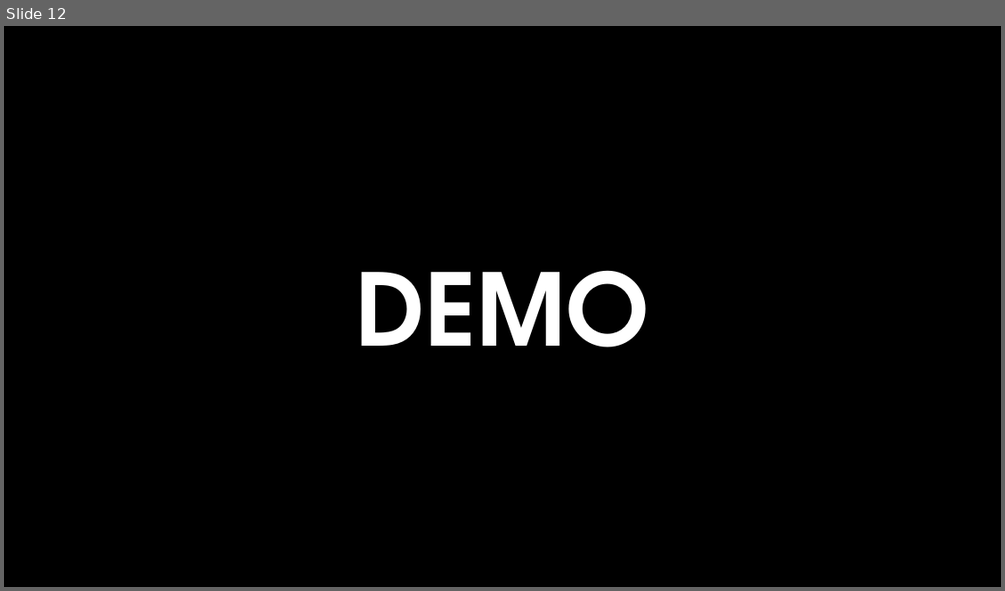
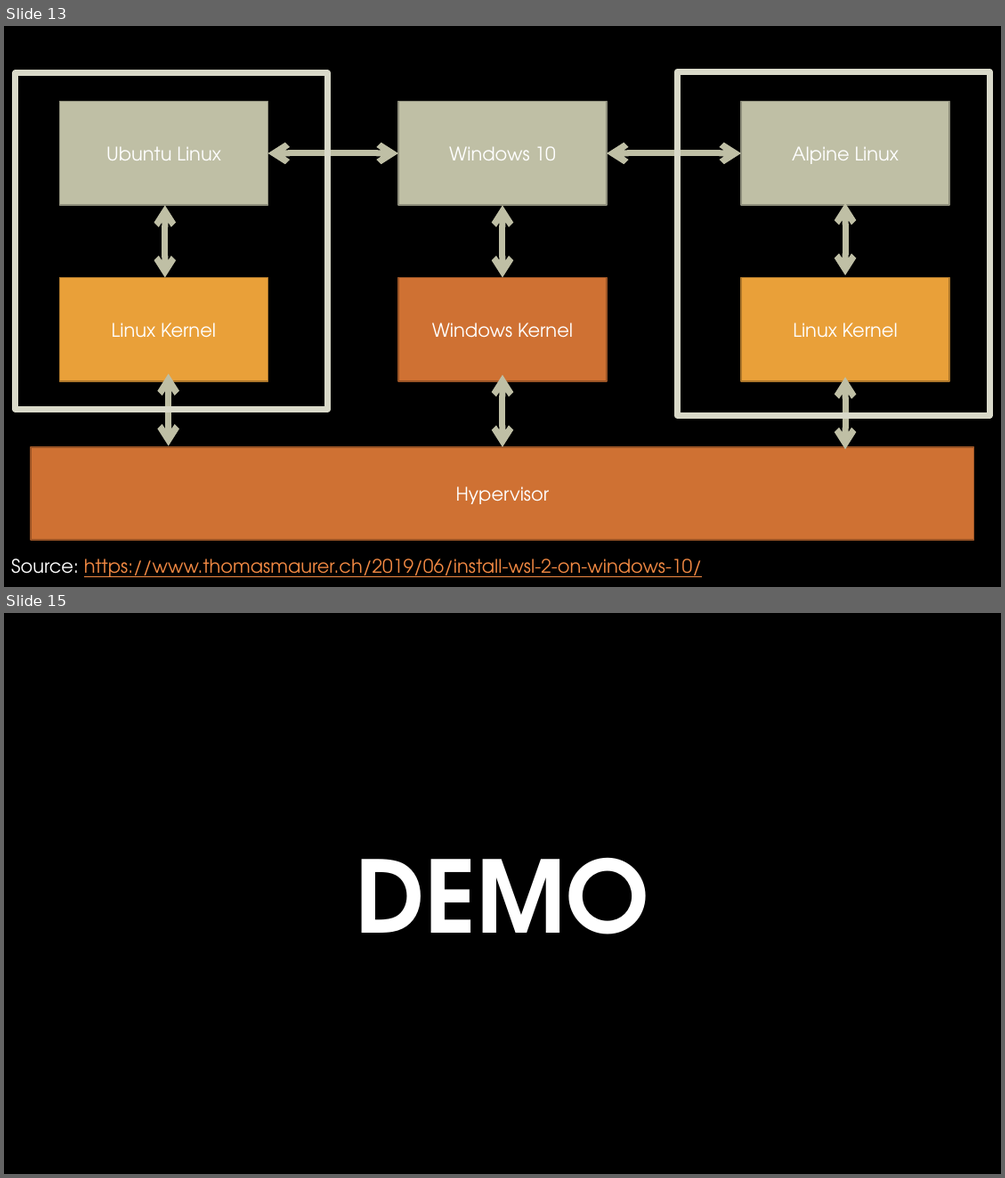
Before and after one commit to devbyaccident/summit-2020, a slide deck: WSL-slides.pptx. Shown one above the other, each under a label of ours: slide 12 before the commit, slides 13 and 15 after it; the slides between them are not shown. The pictures are 1005x591 and 1005x1178 pixels, drawn with LibreOffice and Linux fonts; fonts in the diff are those of the drawing; background and template pictures are left out. Boxes give left, top, right and bottom in pixels: in the first picture for what was removed or moved away, otherwise in the second. Text is boxed around its words. In the diff, an @@ line names an element or a change of style, - is before the commit and + after.

```diff
--- a/WSL-slides.pptx
+++ b/WSL-slides.pptx
@@ slide 13 added at (4,26,1001,587), background picture (left out) @@
@@ rectangle added at (16,73,328,410), outline #D9D9C9 6 pt @@
@@ rectangle added at (677,71,989,416), outline #D9D9C9 6 pt @@
@@ rectangle added at (59,102,268,206), fill #BFBFA5, outline #8D8D7A 1.5 pt, 18 pt, text #FFFFFF @@
+Ubuntu Linux
@@ rectangle added at (398,102,607,206), fill #BFBFA5, outline #8D8D7A 1.5 pt, 18 pt, text #FFFFFF @@
+Windows 10
@@ rectangle added at (741,102,950,206), fill #BFBFA5, outline #8D8D7A 1.5 pt, 18 pt, text #FFFFFF @@
+Alpine Linux
@@ double arrow added from (398, 153) to (268, 153), #BFBFA5 6 pt @@
@@ double arrow added from (741, 153) to (607, 153), #BFBFA5 6 pt @@
@@ double arrow added from (165, 206) to (165, 277), #BFBFA5 6 pt @@
@@ double arrow added from (502, 206) to (502, 277), #BFBFA5 6 pt @@
@@ double arrow added from (845, 203) to (845, 275), #BFBFA5 6 pt @@
@@ rectangle added at (59,277,268,381), fill #E9A039, outline #AC762A 1.5 pt, 18 pt, text #FFFFFF @@
+Linux Kernel
@@ rectangle added at (398,277,607,381), fill #CF7133, outline #995426 1.5 pt, 18 pt, text #FFFFFF @@
+Windows Kernel
@@ rectangle added at (741,277,950,381), fill #E9A039, outline #AC762A 1.5 pt, 18 pt, text #FFFFFF @@
+Linux Kernel
@@ double arrow added from (169, 374) to (169, 445), #BFBFA5 6 pt @@
@@ double arrow added from (502, 375) to (502, 447), #BFBFA5 6 pt @@
@@ double arrow added from (845, 377) to (845, 450), #BFBFA5 6 pt @@
@@ rectangle added at (31,447,974,540), fill #CF7133, outline #995426 1.5 pt, 18 pt, text #FFFFFF @@
+Hypervisor
@@ text added at (11,558,702,577), 18 pt, text #F28943, underline @@
+Source: https://www.thomasmaurer.ch/2019/06/install-wsl-2-on-windows-10/
@@ what was slide 12 is now slide 15 @@
```
Also in this commit, not shown: 12 slides changed, 2 other slides added, 3 other files.
